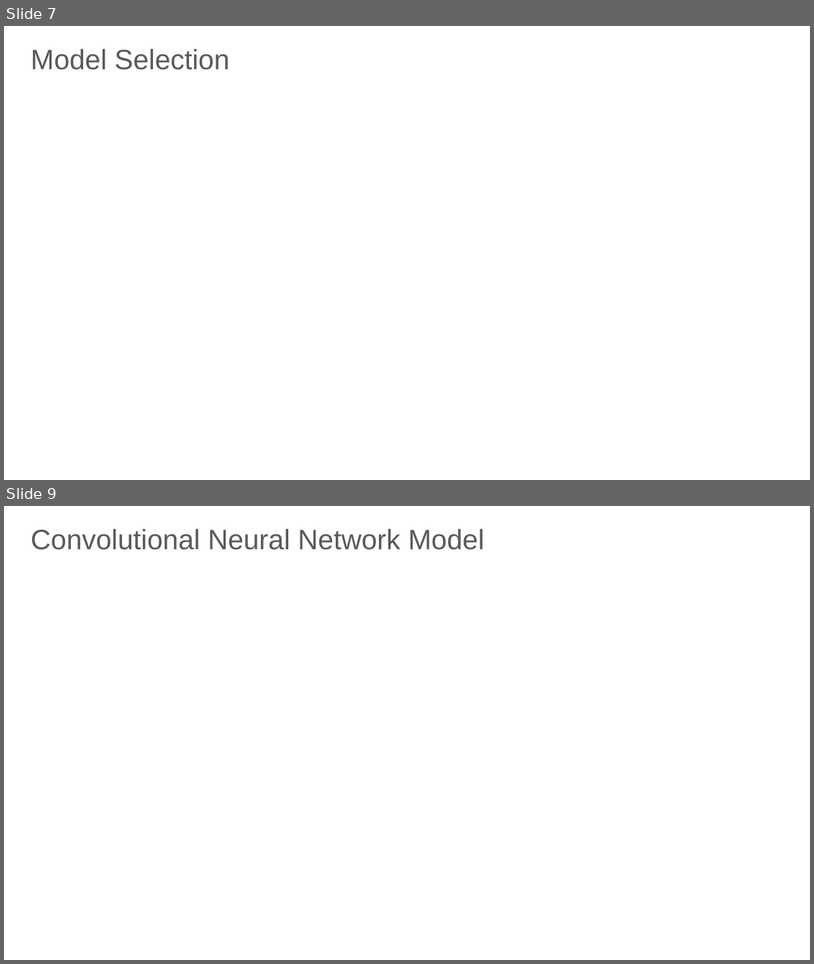
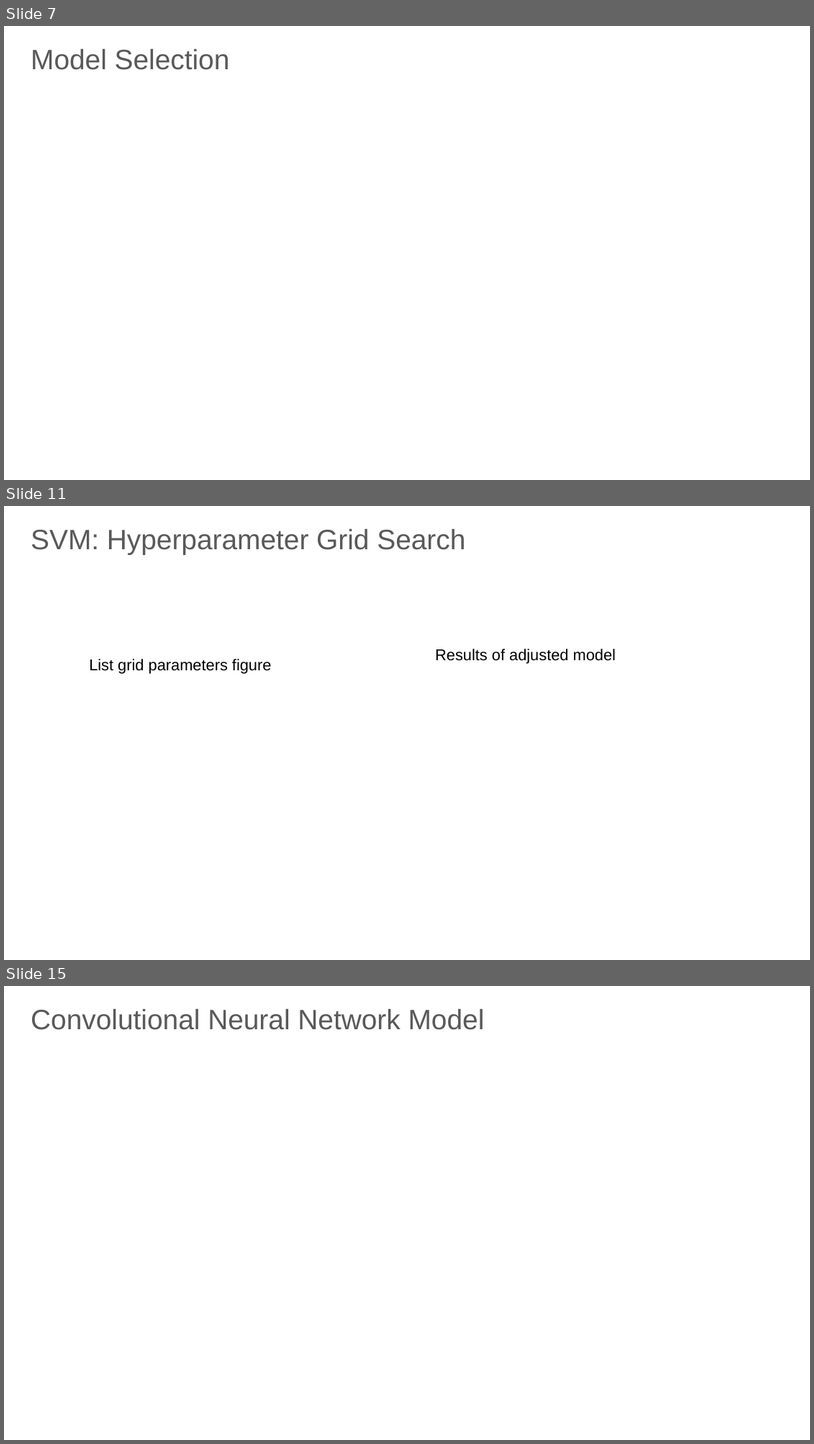
Before and after one commit to Root18D/AAI-501--Machine-Learning, a slide deck: AAI_501_Final_Project_Presentation_Group6_r1.pptx. Shown one above the other, each under a label of ours: slides 7 and 9 before the commit, slides 7, 11 and 15 after it; the slides between them are not shown. The pictures are 814x964 and 814x1444 pixels, drawn with LibreOffice and Linux fonts; fonts in the diff are those of the drawing; background and template pictures are left out. Boxes give left, top, right and bottom in pixels: in the first picture for what was removed or moved away, otherwise in the second. Text is boxed around its words. In the diff, an @@ line names an element or a change of style, - is before the commit and + after.

```diff
--- a/AAI_501_Final_Project_Presentation_Group6_r1.pptx
+++ b/AAI_501_Final_Project_Presentation_Group6_r1.pptx
@@ slide 11 added at <box>4,506,810,960</box>, background #FFFFFF @@
@@ text added at <box>31,529,466,554</box>, 25 pt, text #595959 @@
+SVM: Hyperparameter Grid Search
@@ text added at <box>435,649,616,664</box>, 14 pt, text #000000 @@
+Results of adjusted model
@@ text added at <box>89,659,272,673</box>, 14 pt, text #000000 @@
+List grid parameters figure
@@ what was slide 9 is now slide 15 @@
```
Also in this commit, not shown: 1 slide changed, 5 other slides added, 2 other files.
